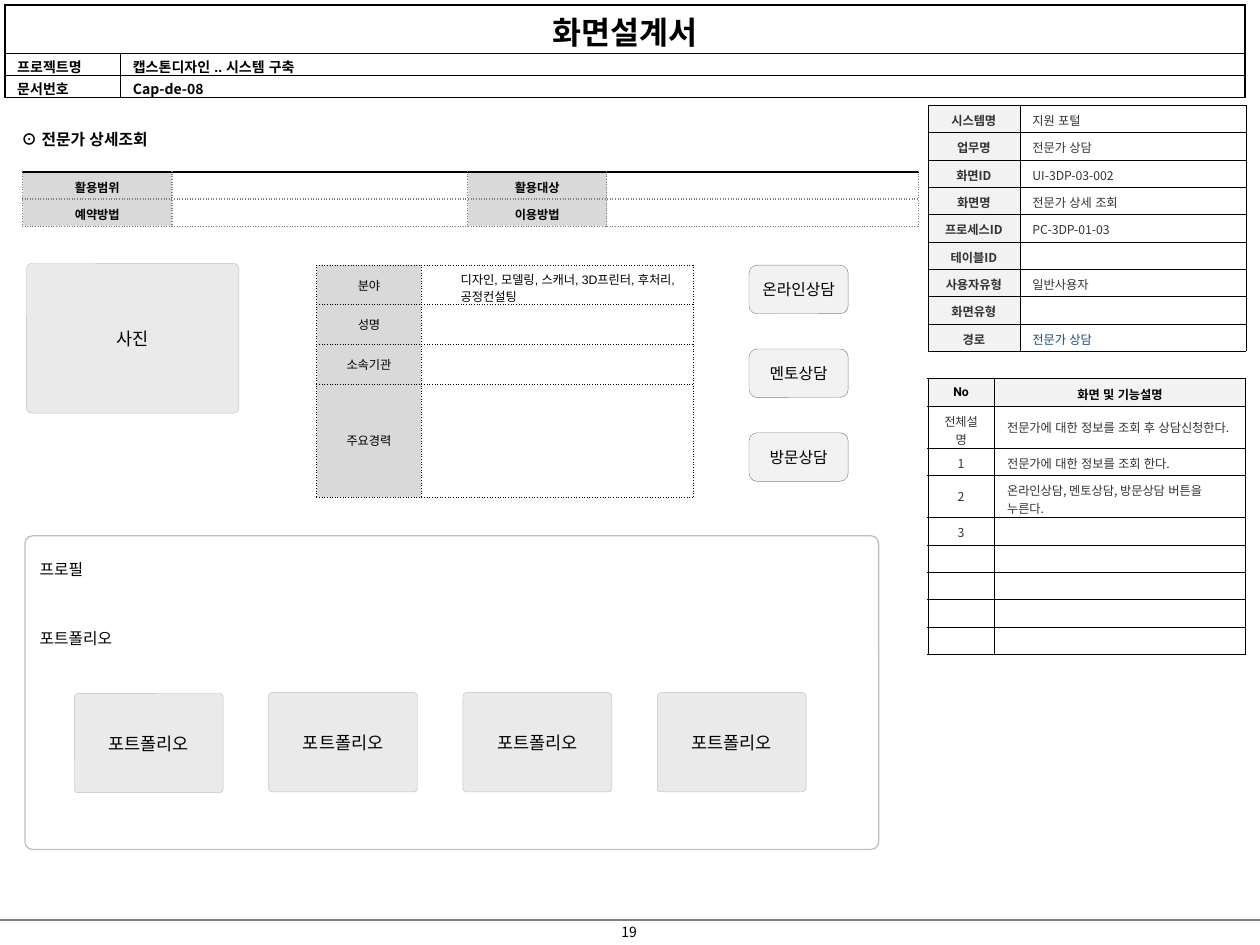
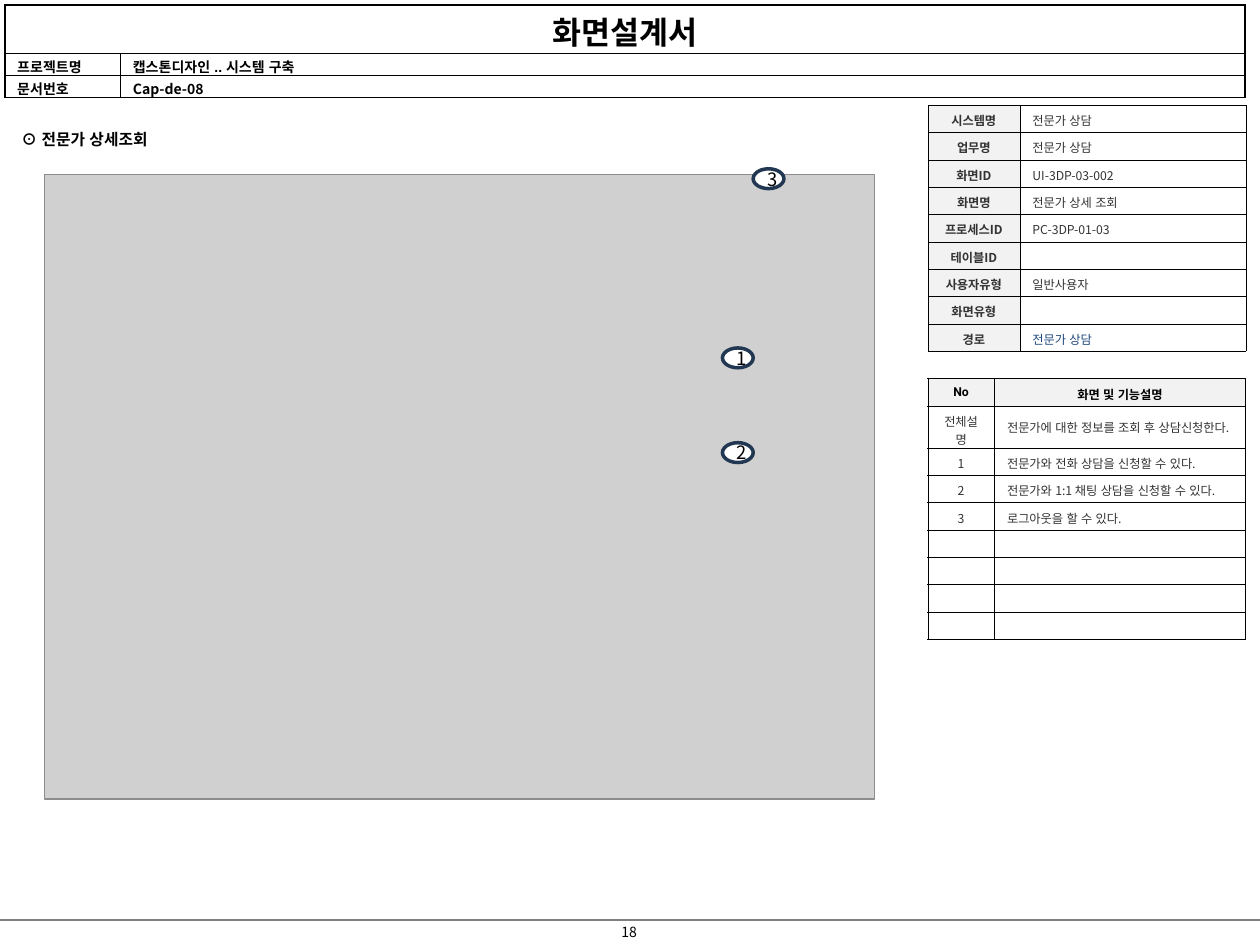
Before and after one commit to jiyong706/debug, a slide deck: slide 18 of debug 산출물/화면 설계서/2024_05_22화면설계서-V0.1.2.pptx (slide 19 before the commit). Drawn at 1260x945 pixels with LibreOffice and Linux fonts; fonts in the diff are those of the drawing; grey boxes stand for pictures. Boxes give left, top, right and bottom in pixels: in the first picture for what was removed or moved away, otherwise in the second. Text is boxed around its words. In the diff, an @@ line names an element or a change of style, - is before the commit and + after.

```diff
--- a/debug 산출물/화면 설계서/2024_05_22화면설계서-V0.1.2.pptx
+++ b/debug 산출물/화면 설계서/2024_05_22화면설계서-V0.1.2.pptx
@@ table at (927,106,1246,352) @@
-row 1, column 2: 지원 포털
+row 1, column 2: 전문가 상담
@@ table removed at (23,171,917,226), 2 rows, 4 columns @@
-활용범위 |  | 활용대상 | 
-예약방법 |  | 이용방법 | 
@@ picture added at (44,175,874,799) @@
@@ ellipse added at (753,169,784,189), fill #FFFFFF, outline #233953 2 pt, 10.5 pt, text #000000 @@
+3
@@ rounded rectangle removed at (26,263,239,413) @@
-사진
@@ table removed at (316,265,694,496), 4 rows, 2 columns @@
-분야 | 디자인, 모델링, 스캐너, 3D프린터, 후처리, 공정컨설팅
-성명 | 
-소속기관 | 
-주요경력 | 
@@ rounded rectangle removed at (748,265,848,314) @@
-온라인상담
@@ ellipse added at (722,348,752,368), fill #FFFFFF, outline #233953 2 pt, 10.5 pt, text #000000 @@
+1
@@ rounded rectangle removed at (748,349,848,398) @@
-멘토상담
@@ table at (927,379,1245,654) @@
-row 3, column 2: 전문가에 대한 정보를 조회 한다.
+row 3, column 2: 전문가와 전화 상담을 신청할 수 있다.
-row 4, column 2: 온라인상담, 멘토상담, 방문상담 버튼을 누른다.
+row 4, column 2: 전문가와 1:1 채팅 상담을 신청할 수 있다.
-row 5, column 2: 
+row 5, column 2: 로그아웃을 할 수 있다.
@@ ellipse added at (722,442,752,462), fill #FFFFFF, outline #233953 2 pt, 10.5 pt, text #000000 @@
+2
@@ rounded rectangle removed at (748,432,848,481) @@
-방문상담
@@ rounded rectangle removed at (25,536,879,849) @@
-프로필
-포트폴리오
@@ rounded rectangle removed at (74,693,223,793) @@
-포트폴리오
@@ rounded rectangle removed at (268,693,417,793) @@
-포트폴리오
@@ rounded rectangle removed at (462,693,611,793) @@
-포트폴리오
@@ rounded rectangle removed at (658,693,806,793) @@
-포트폴리오
@@ page number at (621,926,637,937): text changed @@
-19
+18
```
Also in this commit, not shown: 16 other slides changed, 2 slides added, 2 slides removed.
